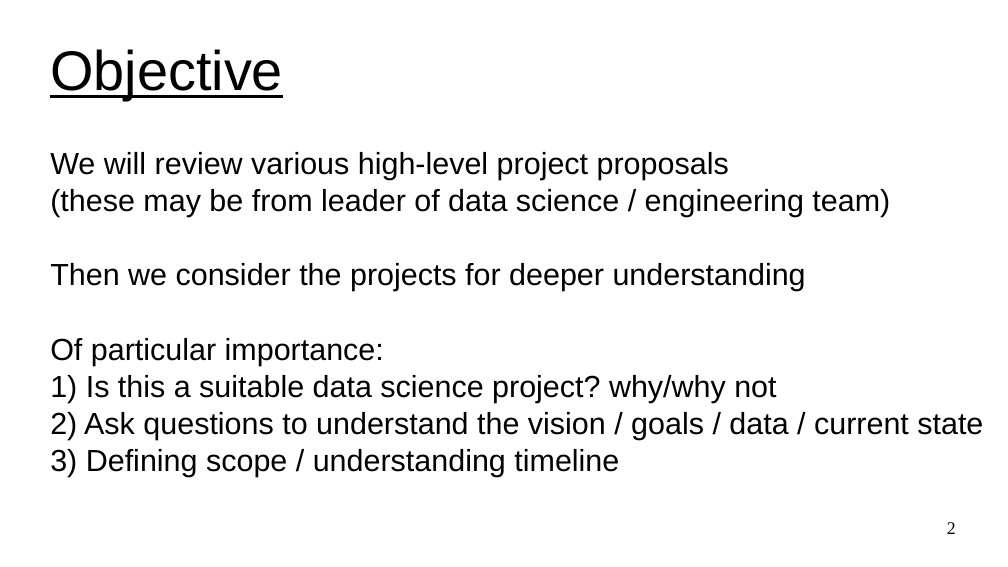
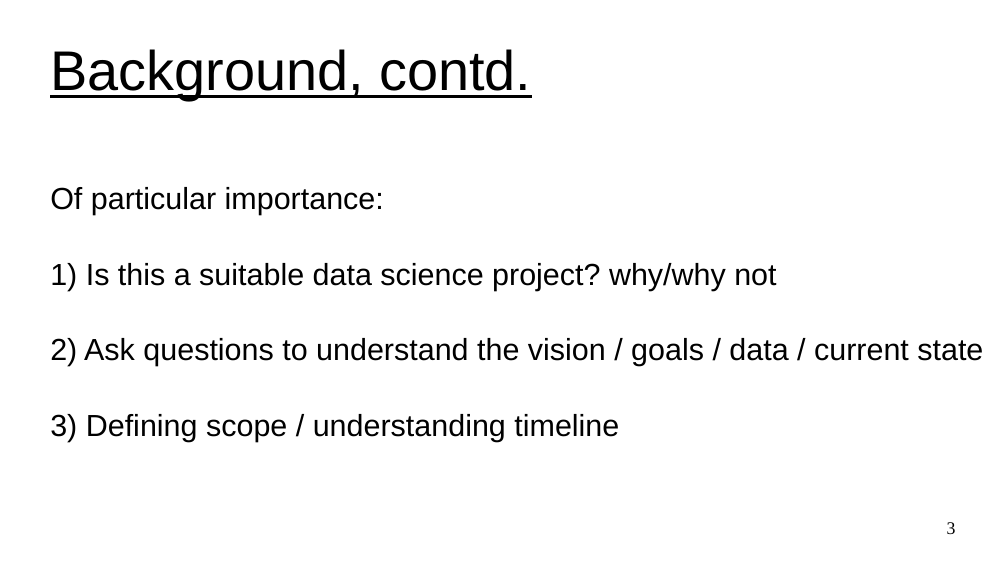
Before and after one commit to UVADS/ds6011, a slide deck: slide 3 of 02_project_discovery.ppt (slide 2 before the commit). Drawn at 1008x567 pixels with LibreOffice and Linux fonts; fonts in the diff are those of the drawing. Boxes give left, top, right and bottom in pixels: in the first picture for what was removed or moved away, otherwise in the second. Text is boxed around its words. In the diff, an @@ line names an element or a change of style, - is before the commit and + after.

Commit message:
added to project discovery

```diff
--- a/02_project_discovery.ppt
+++ b/02_project_discovery.ppt
@@ title at [50, 49, 531, 100]: text changed @@
-Objective
+Background, contd.
@@ subtitle at [50, 152, 890, 291]: paragraphs removed @@
-We will review various high-level project proposals
-(these may be from leader of data science / engineering team)
-Then we consider the projects for deeper understanding
@@ page number at [947, 522, 956, 534]: text changed @@
-2
+3
```
Also in this commit, not shown: 4 other slides changed, 3 slides added, 1 other file.
